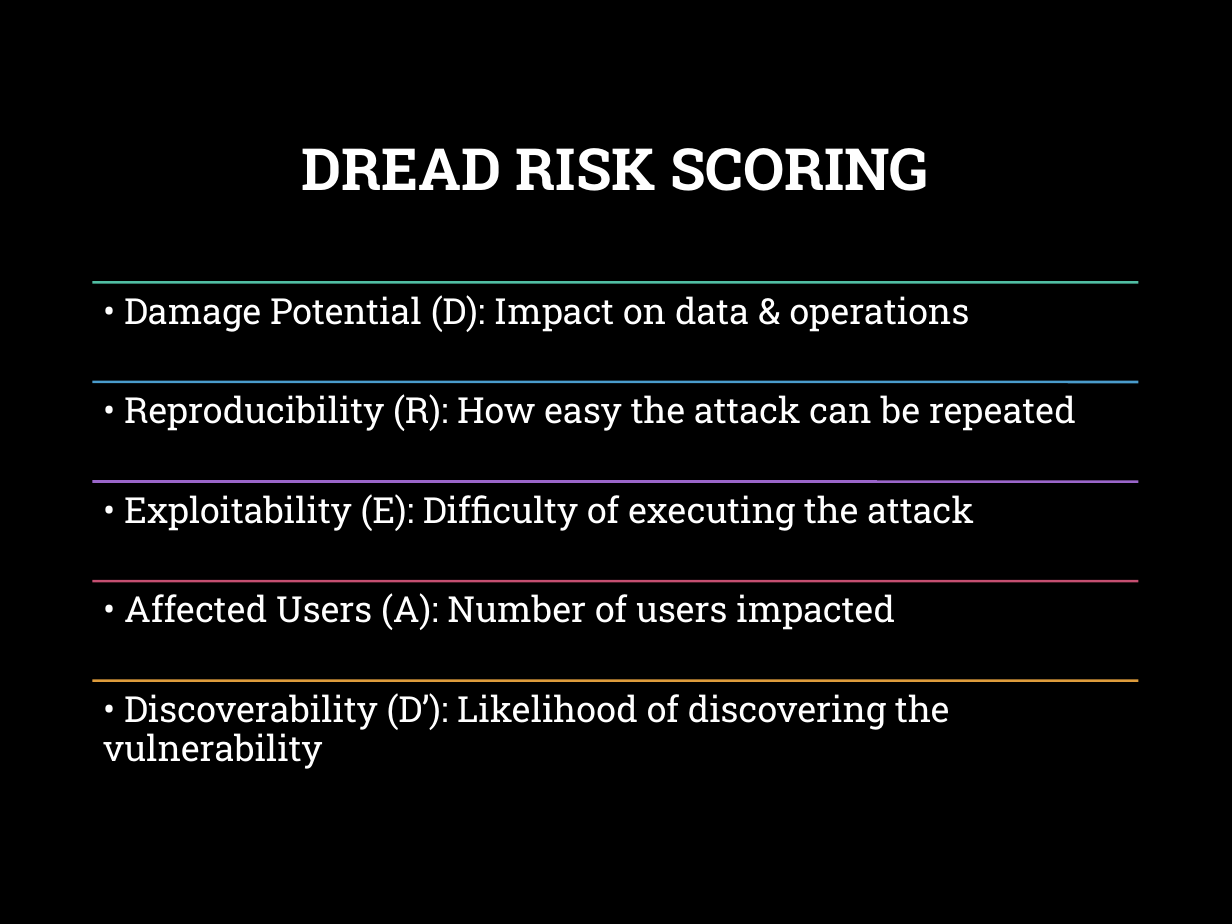
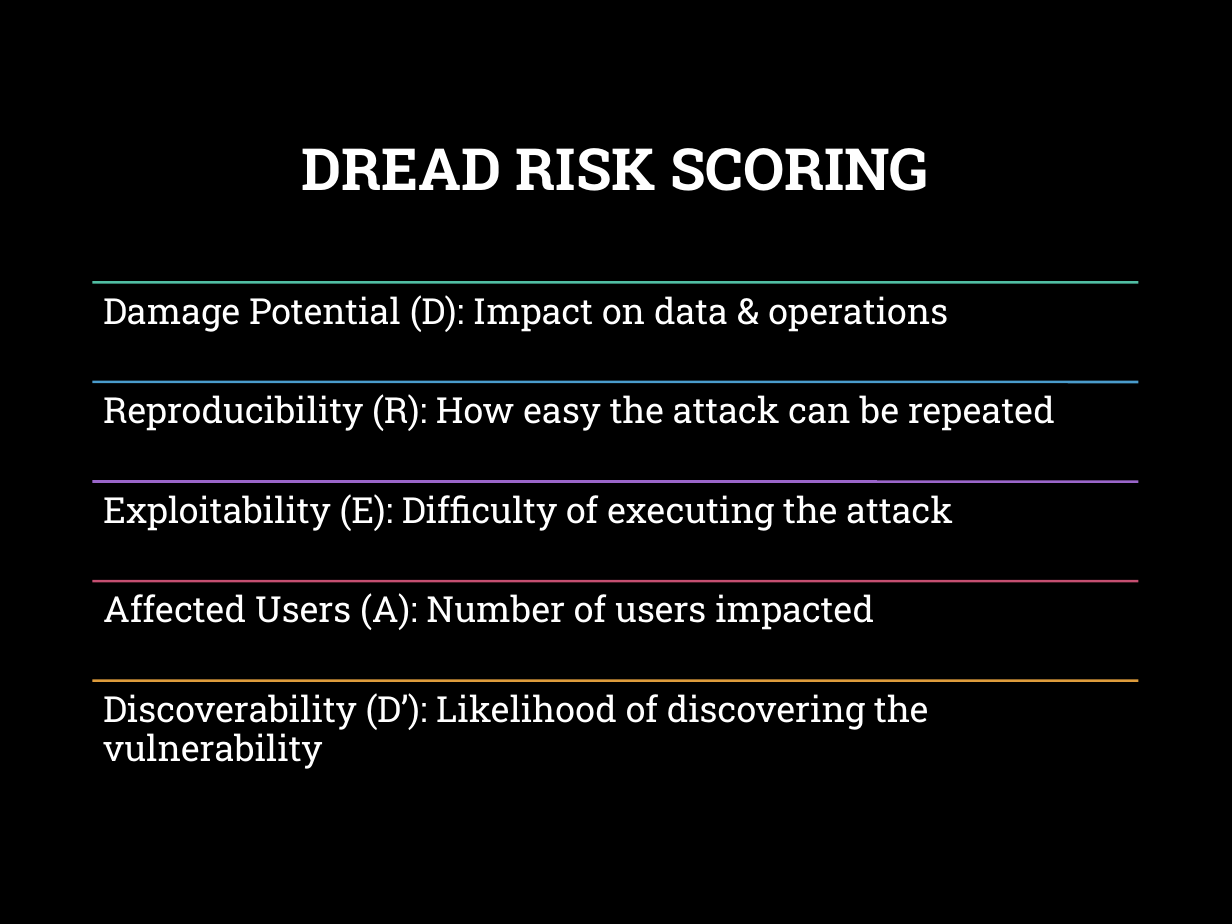
Before and after one commit to rafis-hub/sec_arch_design, a slide deck: slide 8 of security_arcitecture_design_askhseis/Threat_Modeling_Presentation.pptx (slide 7 before the commit). Drawn at 1232x924 pixels with LibreOffice and Linux fonts; fonts in the diff are those of the drawing; background and template pictures are left out. Boxes give left, top, right and bottom in pixels: in the first picture for what was removed or moved away, otherwise in the second. Text is boxed around its words. In the diff, an @@ line names an element or a change of style, - is before the commit and + after.

```diff
--- a/security_arcitecture_design_askhseis/Threat_Modeling_Presentation.pptx
+++ b/security_arcitecture_design_askhseis/Threat_Modeling_Presentation.pptx
@@ text at [103, 295, 948, 332]: text changed @@
-• Damage Potential (D): Impact on data & operations
+Damage Potential (D): Impact on data & operations
@@ text at [103, 394, 1055, 431]: text changed @@
-• Reproducibility (R): How easy the attack can be repeated
+Reproducibility (R): How easy the attack can be repeated
@@ text at [103, 494, 952, 531]: text changed @@
-• Exploitability (E): Difficulty of executing the attack
+Exploitability (E): Difficulty of executing the attack
@@ text at [103, 593, 874, 630]: text changed @@
-• Affected Users (A): Number of users impacted
+Affected Users (A): Number of users impacted
@@ text at [103, 693, 928, 769]: text changed @@
-• Discoverability (D’): Likelihood of discovering the vulnerability
+Discoverability (D’): Likelihood of discovering the vulnerability
```
Also in this commit, not shown: 5 other slides changed, 2 other files.
